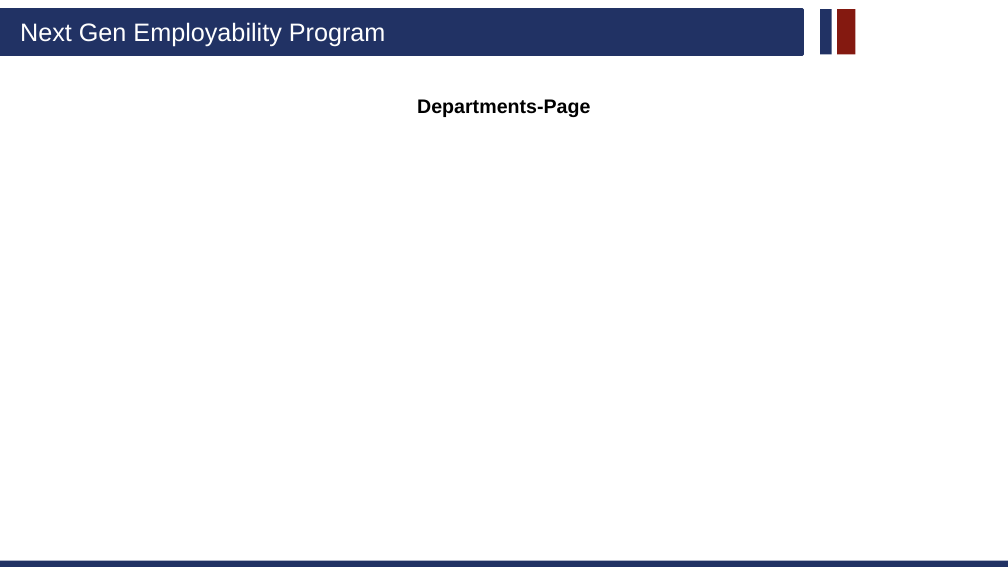
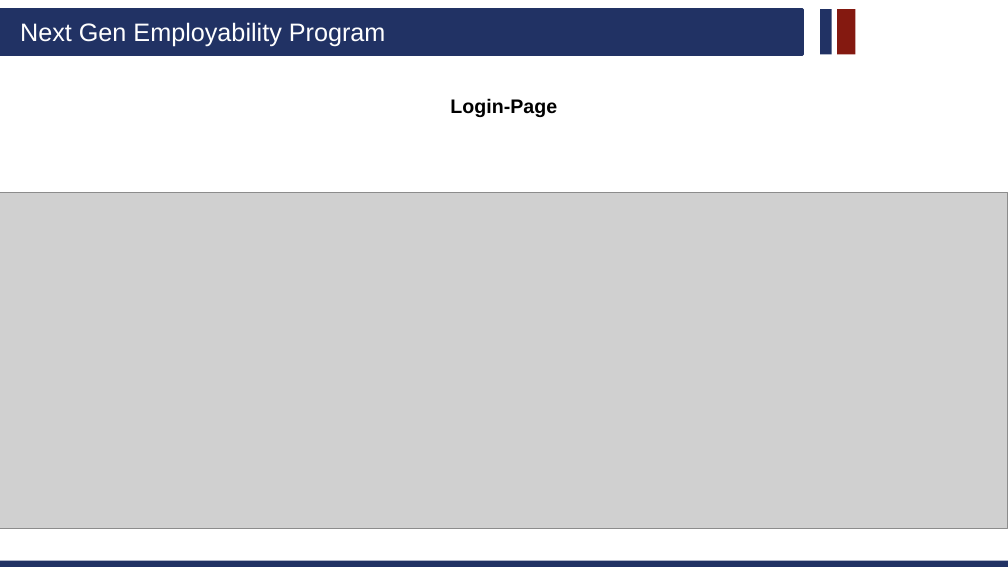
Before and after one commit to Andrewnathan7305/NaanMudhalvan_Django, a slide deck: slide 12 of ppt_screenshots/Notes Sharing Web Application using Django Framework - Andrew_Nathan(4006,LICET).pptx. Drawn at 1008x567 pixels with LibreOffice and Linux fonts; fonts in the diff are those of the drawing; grey boxes stand for pictures; background and template pictures are left out. Boxes give left, top, right and bottom in pixels: in the first picture for what was removed or moved away, otherwise in the second. Text is boxed around its words. In the diff, an @@ line names an element or a change of style, - is before the commit and + after.

```diff
--- a/ppt_screenshots/Notes Sharing Web Application using Django Framework - Andrew_Nathan(4006,LICET).pptx
+++ b/ppt_screenshots/Notes Sharing Web Application using Django Framework - Andrew_Nathan(4006,LICET).pptx
@@ title at (450,98,557,117): text changed @@
-Departments-Page
+Login-Page
@@ picture added at (0,193,1008,528) @@
```
Also in this commit, not shown: 3 other slides changed, 2 slides added, 1 slide removed, 19 other files.
